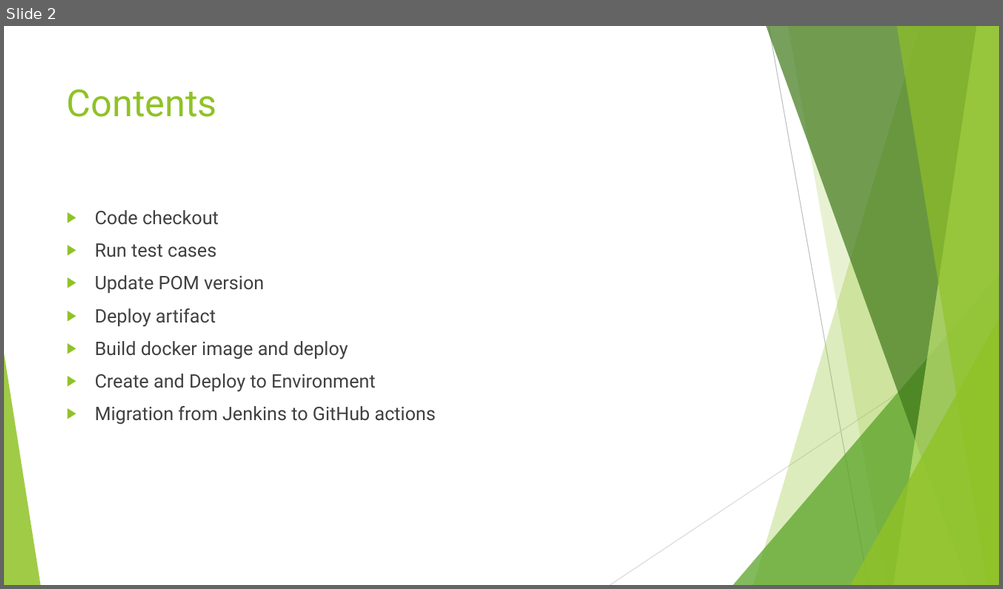
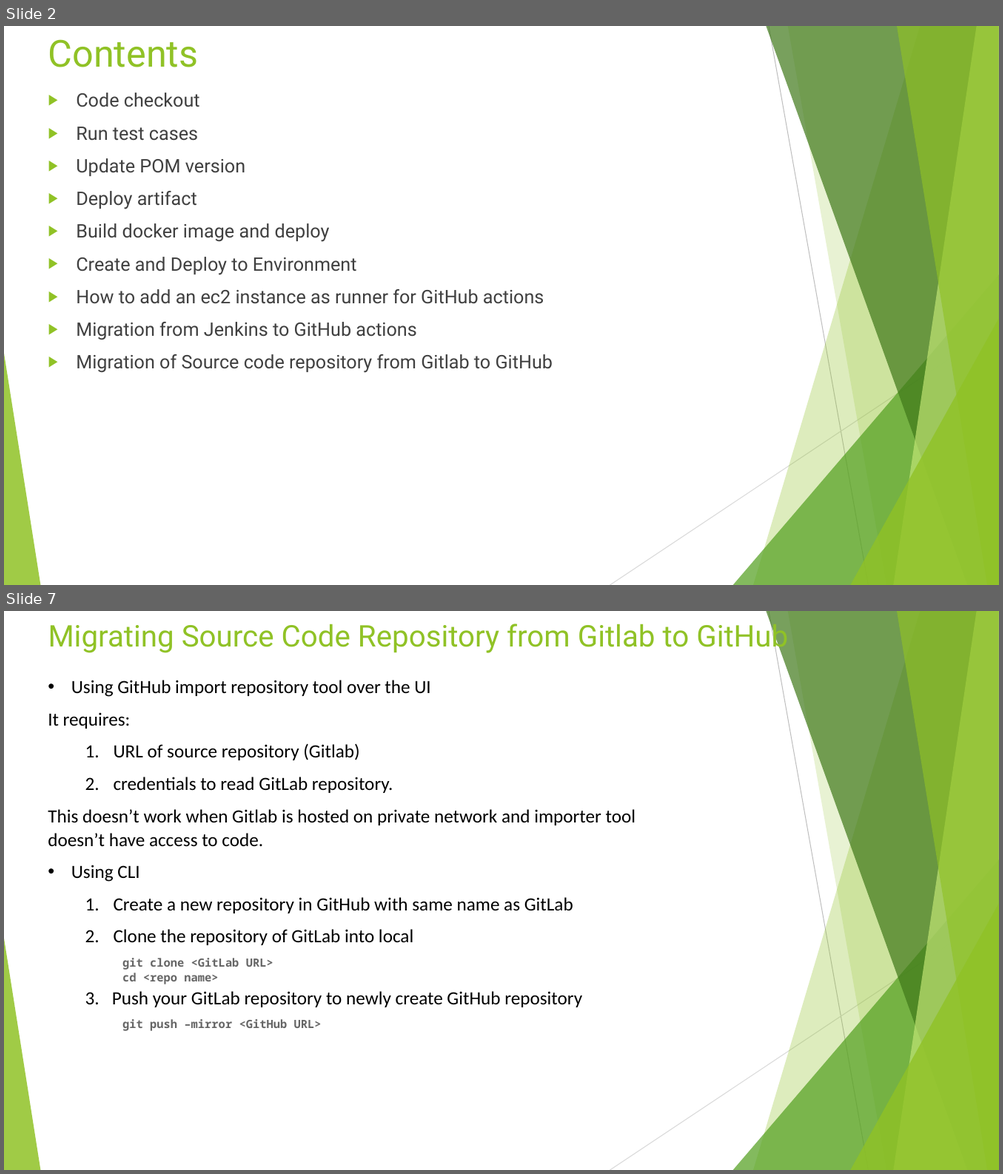
Before and after one commit to testuser300693/github-actions-cicd, a slide deck: githubactions.pptx. Shown one above the other, each under a label of ours: slide 2 before the commit, slides 2 and 7 after it; the slides between them are not shown. The pictures are 1003x589 and 1003x1174 pixels, drawn with LibreOffice and Linux fonts; fonts in the diff are those of the drawing. Boxes give left, top, right and bottom in pixels: in the first picture for what was removed or moved away, otherwise in the second. Text is boxed around its words. In the diff, an @@ line names an element or a change of style, - is before the commit and + after.

```diff
--- a/githubactions.pptx
+++ b/githubactions.pptx
@@ slide 7 added at (4, 611, 999, 1170), background #FFFFFF; not listed: 10 template elements that a slide beside it also shows @@
@@ title added at (48, 620, 788, 655), 28.8 pt, text #90C226 @@
+Migrating Source Code Repository from Gitlab to GitHub
@@ text added at (48, 680, 635, 1031), 18 pt, text #000000 @@
+• Using GitHub import repository tool over the UI
+It requires:
+  1. URL of source repository (Gitlab)
+  2. credentials to read GitLab repository.
+This doesn’t work when Gitlab is hosted on private network and importer tool doesn’t have access to code.
+• Using CLI
+    1. Create a new repository in GitHub with same name as GitLab
+    2. Clone the repository of GitLab into local
+git clone <GitLab URL>
+cd <repo name>
+    3. Push your GitLab repository to newly create GitHub repository
+git push –mirror <GitHub URL>
@@ slide 2 changed as well @@
@@ title "Contents": place and size @@
-title "Contents" at (67, 89, 217, 117)
+title "Contents" at (48, 39, 199, 67)
@@ text "Code checkout": place and size @@
-text "Code checkout" at (95, 210, 435, 425)
+text "Code checkout" at (76, 93, 553, 373)
@@ text at (76, 289, 544, 304): paragraph added @@
+▶ How to add an ec2 instance as runner for GitHub actions
@@ text at (76, 355, 553, 373): paragraph added @@
+▶ Migration of Source code repository from Gitlab to GitHub
```
Also in this commit, not shown: 2 other slides changed, 3 other slides added, 1 slide removed, 1 other file.
